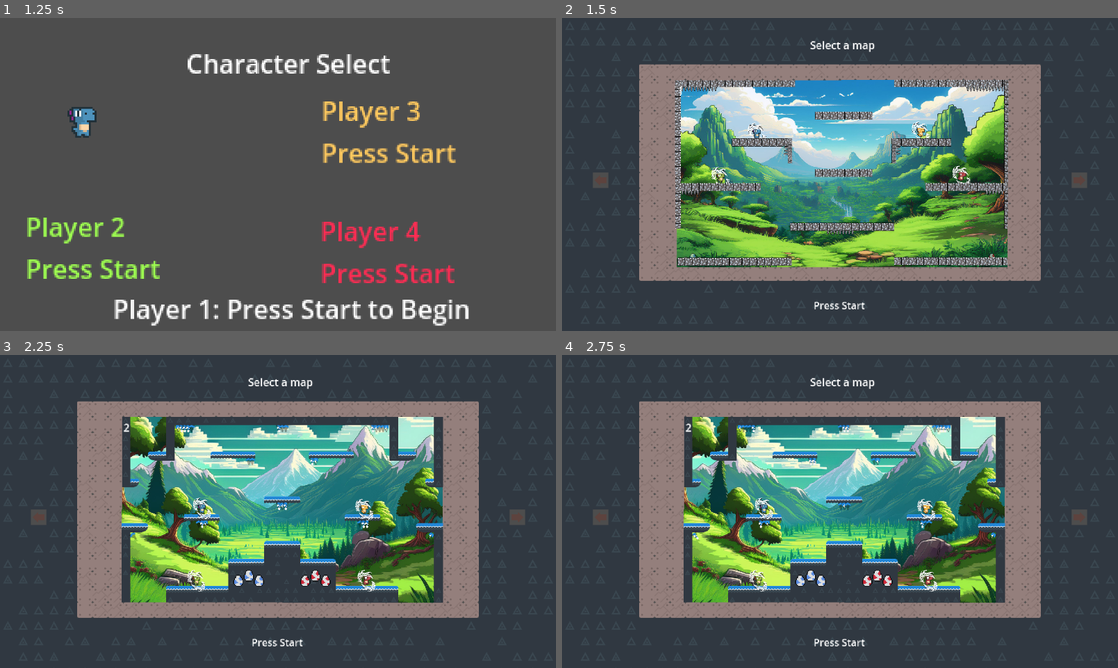
Above: before the commit, frames 1-4 (two rows, left to right).
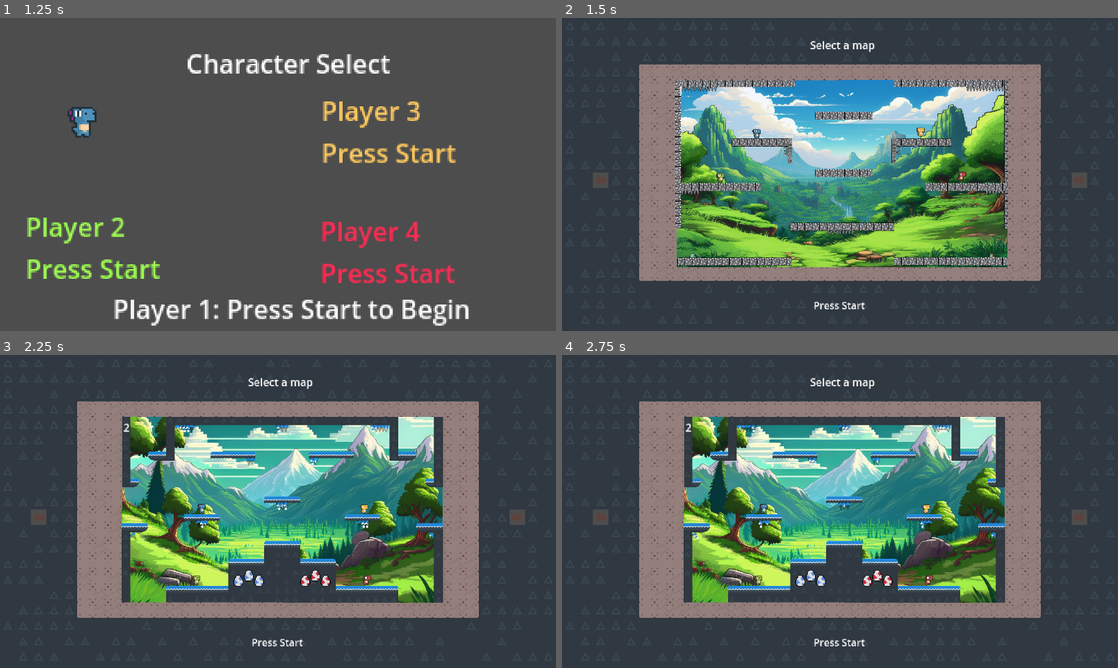
Above: after the commit, the same moments.

Repository: GomaGames/ggj-2025
Game: Godot game, scene res://Scenes/title.tscn
Two runs of this game, one before a commit and one after it. Both use one fixed random seed, a clock stepped at 60 frames per second and the inputs below.
Inputs:
- Up to frame 1 (1.25 s): tap Enter (any_start) at 0.5, 0.6 s; hold D (p1_right) from 0.53 s (still down)
- Up to frame 2 (1.5 s): keep holding D (p1_right); tap Enter (any_start) at 1.25 s; tap Tab (p1_select) at 1.35 s
- Up to frame 3 (2.25 s): tap Enter (any_start) at 2, 2.1 s; release D (p1_right) at 2.03 s; hold A (p1_left) from 2.03 s (still down)
- Up to frame 4 (2.75 s): keep holding A (p1_left)

Frame 1 is identical in both runs. In frame 2, 0.3% of the frame differs, in the area x 26-74%, y 33-53%; in frame 3, 0.4%, in the area x 33-68%, y 45-76%; in frame 4, 0.4%.

Commit message:
bash bubble pushes in working direction

Diff:
--- a/Sprites/Player.tscn
+++ b/Sprites/Player.tscn
@@ -742,6 +742,7 @@
 texture = ExtResource("2_135b2")
 
 [node name="BubbleShield" type="Area2D" parent="Facing"]
+visible = false
 collision_mask = 7
 
 [node name="CollisionShape2D" type="CollisionShape2D" parent="Facing/BubbleShield"]
--- a/Sprites/player.gd
+++ b/Sprites/player.gd
@@ -337,6 +337,7 @@
 
 		for b in bubbles_container.get_children():
 			if fist.overlaps_body(b):
+				bash_trajectory = (b.position - position).normalized()
 				if b is PlayerInBubble:
 					b.bashed(team_id, bash_trajectory * PUNCH_BUBBLE_FORCE)
 				elif b is Bubble:
